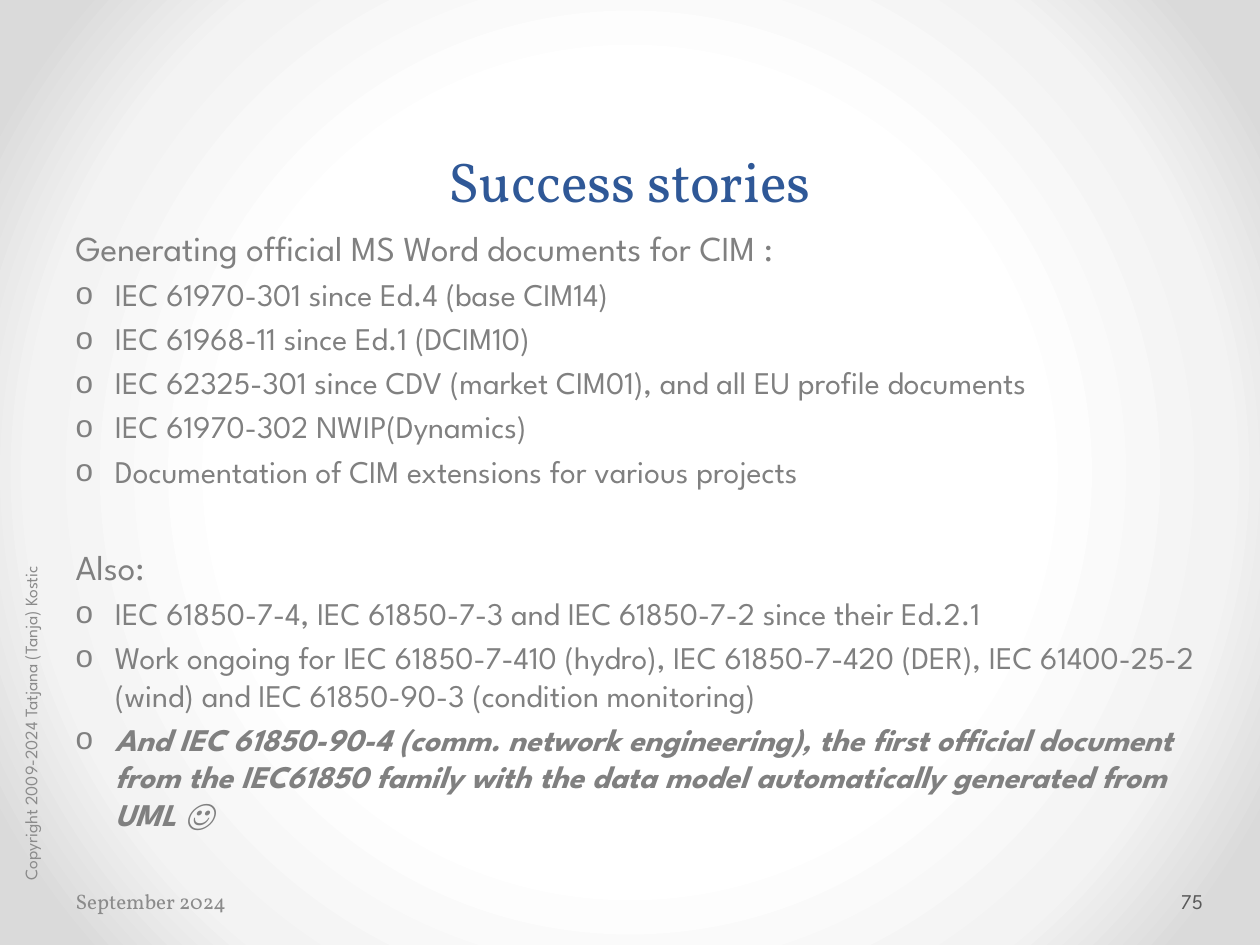
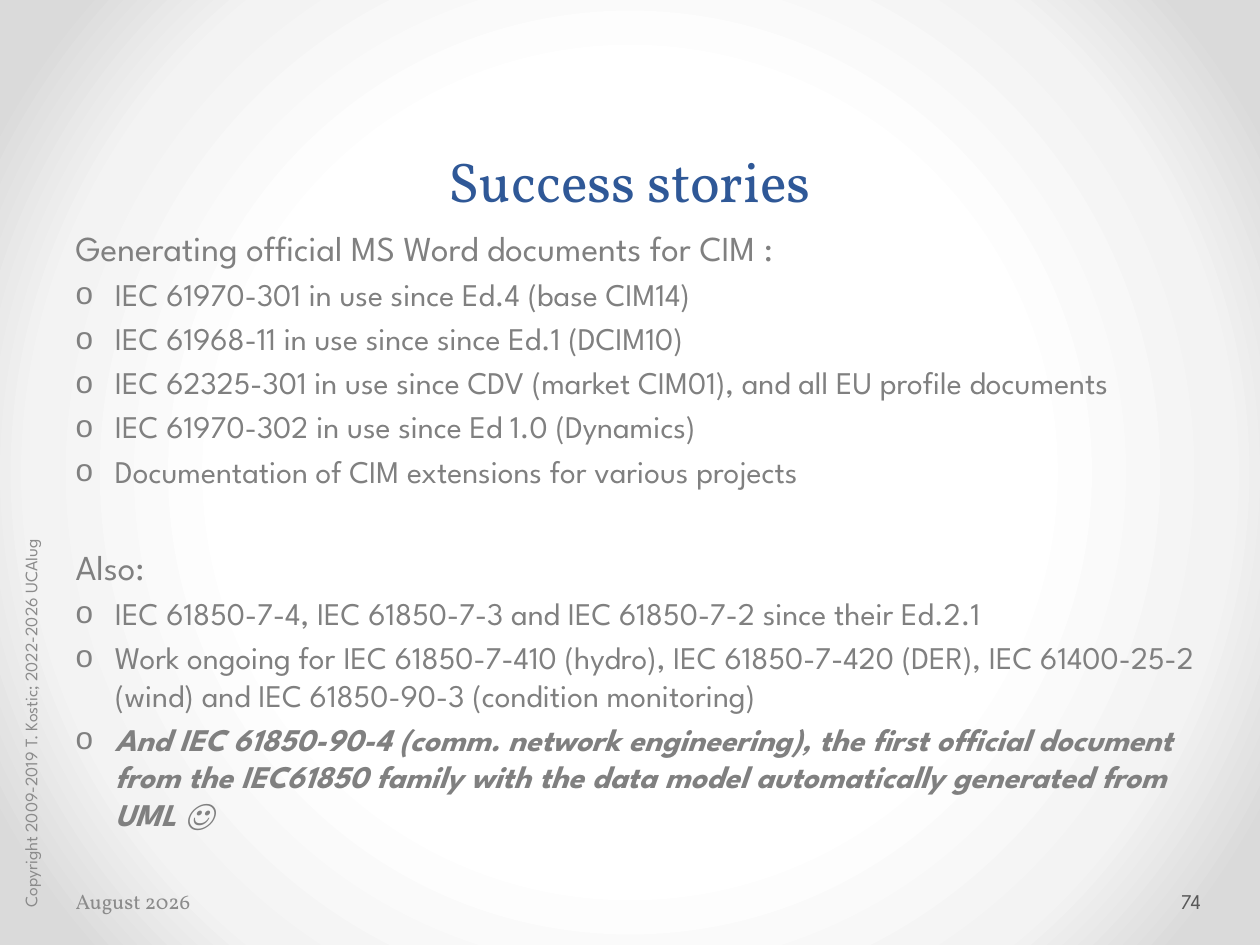
Before and after one commit to cimug-org/jCleanCim, a slide deck: slide 74 of doc/jCleanCimIntro.pptx (slide 75 before the commit). Drawn at 1260x945 pixels with LibreOffice and Linux fonts; fonts in the diff are those of the drawing. Boxes give left, top, right and bottom in pixels: in the first picture for what was removed or moved away, otherwise in the second. Text is boxed around its words. In the diff, an @@ line names an element or a change of style, - is before the commit and + after.

```diff
--- a/doc/jCleanCimIntro.pptx
+++ b/doc/jCleanCimIntro.pptx
@@ text at (x1=115, y1=284, x2=1108, y2=445): text changed @@
-  o IEC 61970-301 since Ed.4 (base CIM14)
-  o IEC 61968-11 since Ed.1 (DCIM10)
-  o IEC 62325-301 since CDV (market CIM01), and all EU profile documents
-  o IEC 61970-302 NWIP(Dynamics)
+  o IEC 61970-301 in use since Ed.4 (base CIM14)
+  o IEC 61968-11 in use since since Ed.1 (DCIM10)
+  o IEC 62325-301 in use since CDV (market CIM01), and all EU profile documents
+  o IEC 61970-302 in use since Ed 1.0 (Dynamics)
@@ text at (x1=17, y1=544, x2=43, y2=906): text changed @@
-Copyright 2009-2024 Tatjana (Tanja) Kostic
+Copyright 2009-2019 T. Kostic; 2022-2026 UCAIug
@@ text at (x1=76, y1=895, x2=191, y2=914): text changed @@
-September 2024
+August 2026
@@ page number at (x1=1181, y1=895, x2=1201, y2=909): text changed @@
-75
+74
```
Also in this commit, not shown: 75 other slides changed, 1 slide removed, 53 other files.
